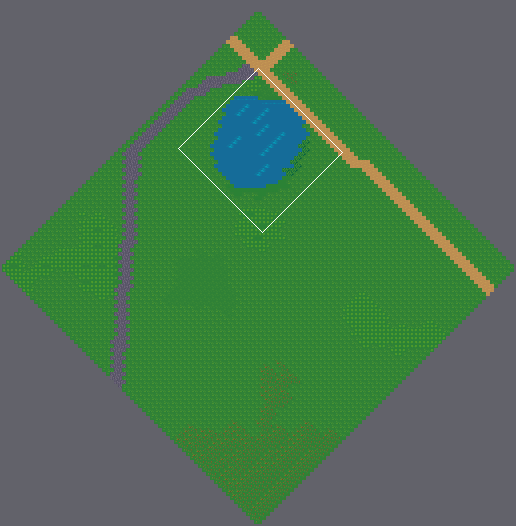
A Tiled map gets an edit: assets/maps/tilemap.tmx. The first picture is a wide view before the edit; the outline marks the close-up.
Close-up. Before:
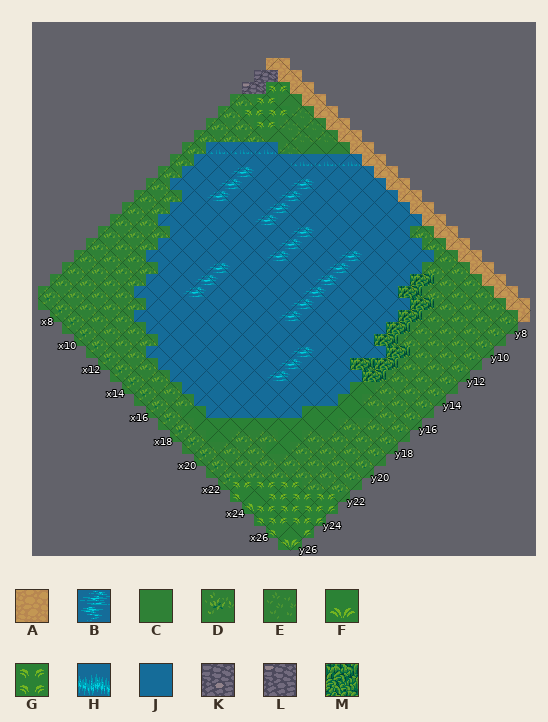
Cells are 32x32 px. Isometric: x runs down to the right, y down to the left. Shown: x 7..27, y 7..26.
Key: from "terrain": A 97, B 187, C 289, D 352, E 353, F 365, G 366, H 609, J 641, K 670, L 702, M 834.
_ is an empty cell.
Layer "Tile Layer 1" before, first column x 7:
 7 AAAAAAAAAAAAAAAAAAAAA
 8 KGCEEECHJJJJJDDDDDDDD
 9 LGGEECHJJJJJJJJDDDDDD
10 DGGCEHJJJJJJJJJMDDDDD
11 DDDHJJBJJJJJJJJMMDDDD
12 DDHJJJBJJJJBJJJJMDDDD
13 DHJBJJBJBJJBJJJJMDDDD
14 DJJBJJBJBJJBJJJJMMDDD
15 DJJBJJJJBJJBJJJJJMDDD
16 DJJJJJJJJJJBJJJJMMDDD
17 DDJJJJJJJJJBJJJJJFDDD
18 DDJJJJBJJJJJJBJJJFFDD
19 DDDJJJBJJJJJJBJJJFDDD
20 DDDJJJBJJJJJJBJJFFDDD
21 DDDDJJJJJJJJJJJJFDDDD
22 DDDDJJJJJJJJJJJFFDDDD
23 DDDDDJJJJJJJJJFDFDDDG
24 DDDDDDDJJJJJJFDDDDGGG
25 DDDDDDDDDDDFFFDDDGGGG
26 DDDDDDDDDDDDDDDDGFGGF
The result:
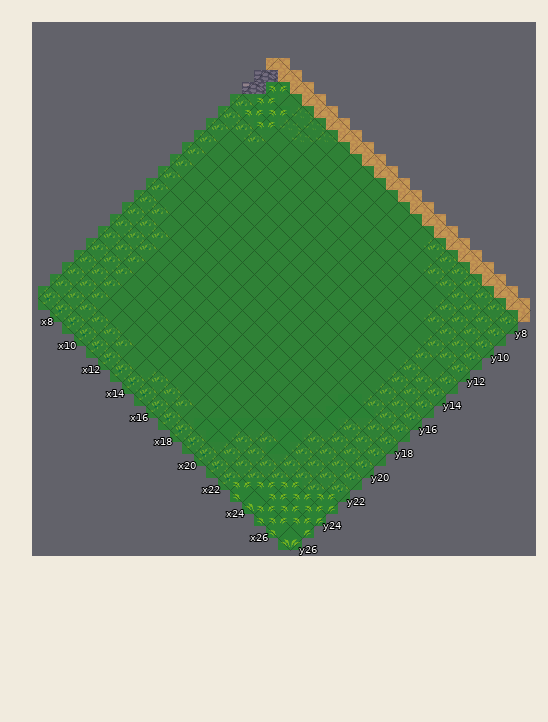
Changes in this commit:
{"where": "layer \"Tile Layer 1\""}
{"y":8,"x":14,"old":"HJJJJJD","new":"CCCCCCC"}
{"y":9,"x":13,"old":"HJJJJJJJJ","new":"CCCCCCCCC"}
{"y":10,"x":11,"old":"EHJJJJJJJJJMD","new":"CCCCCCCCCCCCC"}
{"y":11,"x":10,"old":"HJJBJJJJJJJJMM","new":"CCCCCCCCCCCCCC"}
{"y":12,"x":8,"old":"DHJJJBJJJJBJJJJMD","new":"CCCCCCCCCCCCCCCCC"}
{"y":13,"x":8,"old":"HJBJJBJBJJBJJJJMD","new":"CCCCCCCCCCCCCCCCC"}
{"y":13,"x":26,"old":"D","new":"C"}
{"y":14,"x":8,"old":"JJBJJBJBJJBJJJJMM","new":"CCCCCCCCCCCCCCCCC"}
{"y":15,"x":8,"old":"JJBJJJJBJJBJJJJJM","new":"CCCCCCCCCCCCCCCCC"}
{"y":16,"x":8,"old":"JJJJJJJJJJBJJJJMM","new":"CCCCCCCCCCCCCCCCC"}
{"y":17,"x":8,"old":"DJJJJJJJJJBJJJJJ","new":"CCCCCCCCCCCCCCCC"}
{"y":18,"x":9,"old":"JJJJBJJJJJJBJJJ","new":"CCCCCCCCCCCCCCC"}
{"y":19,"x":10,"old":"JJJBJJJJJJBJJJ","new":"CCCCCCCCCCCCCC"}
{"y":20,"x":10,"old":"JJJBJJJJJJBJJ","new":"CCCCCCCCCCCCC"}
{"y":21,"x":10,"old":"DJJJJJJJJJJJJ","new":"CCCCCCCCCCCCC"}
{"y":22,"x":10,"old":"DJJJJJJJJJJJ","new":"CCCCCCCCCCCC"}
{"y":23,"x":10,"old":"DDJJJJJJJJJ","new":"CCCCCCCCCCC"}
{"y":24,"x":10,"old":"DDDDJJJJJJ","new":"CCCCCCCCCC"}
{"y":25,"x":13,"old":"DD","new":"CC"}
{"label":"changed","picture_box":[100,131,446,418]}
